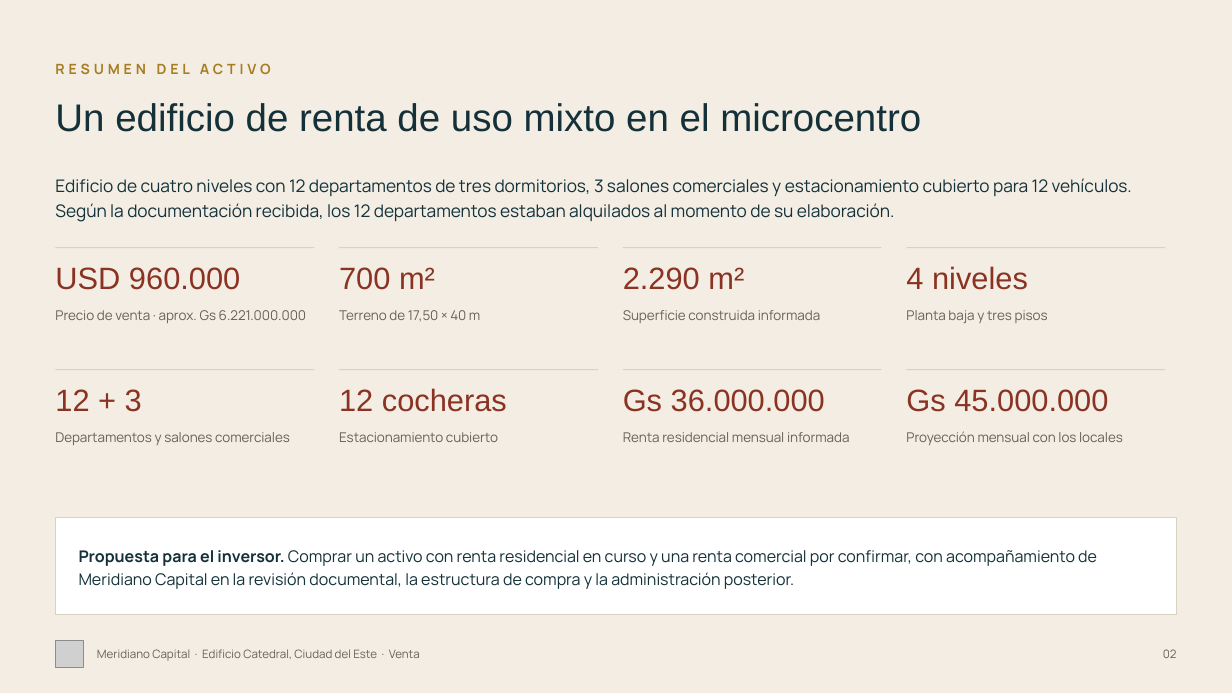
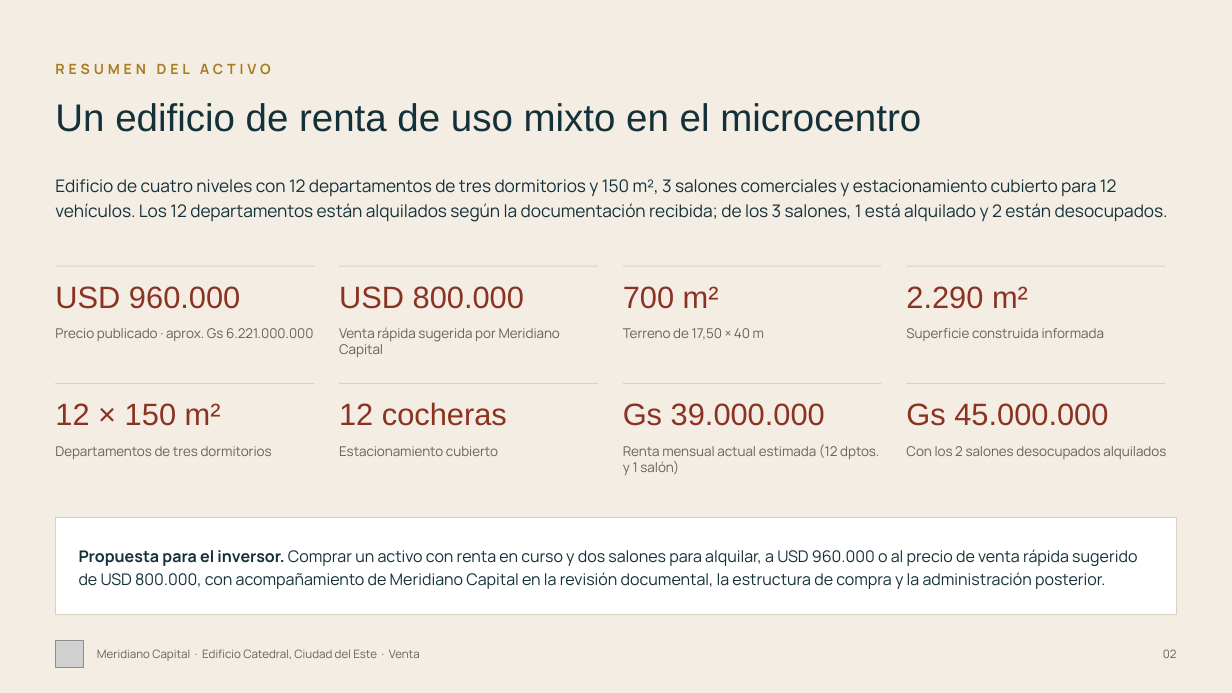
Before and after one commit to juanjosecastillo608/Meridiano-Capital, a slide deck: slide 2 of projects/meridiano-capital/presentaciones/edificio-catedral/entregables/Edificio_Catedral_Meridiano_FINAL.pptx. Drawn at 1232x693 pixels with LibreOffice and Linux fonts; fonts in the diff are those of the drawing; grey boxes stand for pictures. Boxes give left, top, right and bottom in pixels: in the first picture for what was removed or moved away, otherwise in the second. Text is boxed around its words. In the diff, an @@ line names an element or a change of style, - is before the commit and + after.

```diff
--- a/projects/meridiano-capital/presentaciones/edificio-catedral/entregables/Edificio_Catedral_Meridiano_FINAL.pptx
+++ b/projects/meridiano-capital/presentaciones/edificio-catedral/entregables/Edificio_Catedral_Meridiano_FINAL.pptx
@@ text at [55, 179, 1168, 222]: text changed @@
-Edificio de cuatro niveles con 12 departamentos de tres dormitorios, 3 salones comerciales y estacionamiento cubierto para 12 vehículos. Según la documentación recibida, los 12 departamentos estaban alquilados al momento de su elaboración.
+Edificio de cuatro niveles con 12 departamentos de tres dormitorios y 150 m², 3 salones comerciales y estacionamiento cubierto para 12 vehículos. Los 12 departamentos están alquilados según la documentación recibida; de los 3 salones, 1 está alquilado y 2 están desocupados.
@@ 4 lines, 1 text: place and size @@
-4 lines, 1 text at [55, 248, 1165, 290]
+4 lines, 1 text at [55, 266, 1165, 309]
@@ text at [339, 286, 524, 309]: text changed @@
-700 m²
+USD 800.000
@@ text at [623, 286, 719, 309]: text changed @@
-2.290 m²
+700 m²
@@ text at [906, 286, 1028, 309]: text changed @@
-4 niveles
+2.290 m²
@@ text at [55, 328, 313, 341]: text changed @@
-Precio de venta · aprox. Gs 6.221.000.000
+Precio publicado · aprox. Gs 6.221.000.000
@@ text added at [339, 327, 560, 357], 10.5 pt, text #6B6154 @@
+Venta rápida sugerida por Meridiano Capital
@@ text "Terreno de 17,50 × 40 ...": place and size @@
-text "Terreno de 17,50 × 40 ..." at [339, 310, 480, 321]
+text "Terreno de 17,50 × 40 ..." at [623, 328, 764, 339]
@@ text "Superficie construida informada": place and size @@
-text "Superficie construida informada" at [623, 310, 820, 323]
+text "Superficie construida informada" at [906, 328, 1104, 341]
@@ text removed at [906, 310, 1048, 323] @@
-Planta baja y tres pisos
@@ 4 lines, 3 texts: place and size @@
-4 lines, 3 texts at [55, 370, 1165, 442]
+4 lines, 3 texts at [55, 384, 1165, 456]
@@ text at [55, 403, 221, 426]: text changed @@
-12 + 3
+12 × 150 m²
@@ text at [623, 403, 825, 426]: text changed @@
-Gs 36.000.000
+Gs 39.000.000
@@ text at [55, 446, 272, 459]: text changed @@
-Departamentos y salones comerciales
+Departamentos de tres dormitorios
@@ text at [623, 444, 879, 475]: text changed @@
-Renta residencial mensual informada
+Renta mensual actual estimada (12 dptos. y 1 salón)
@@ text at [906, 446, 1166, 459]: text changed @@
-Proyección mensual con los locales
+Con los 2 salones desocupados alquilados
@@ text at [79, 549, 1137, 589]: text changed @@
-Propuesta para el inversor. Comprar un activo con renta residencial en curso y una renta comercial por confirmar, con acompañamiento de Meridiano Capital en la revisión documental, la estructura de compra y la administración posterior.
+Propuesta para el inversor. Comprar un activo con renta en curso y dos salones para alquilar, a USD 960.000 o al precio de venta rápida sugerido de USD 800.000, con acompañamiento de Meridiano Capital en la revisión documental, la estructura de compra y la administración posterior.
```
Also in this commit, not shown: 11 other slides changed, 16 other files.
